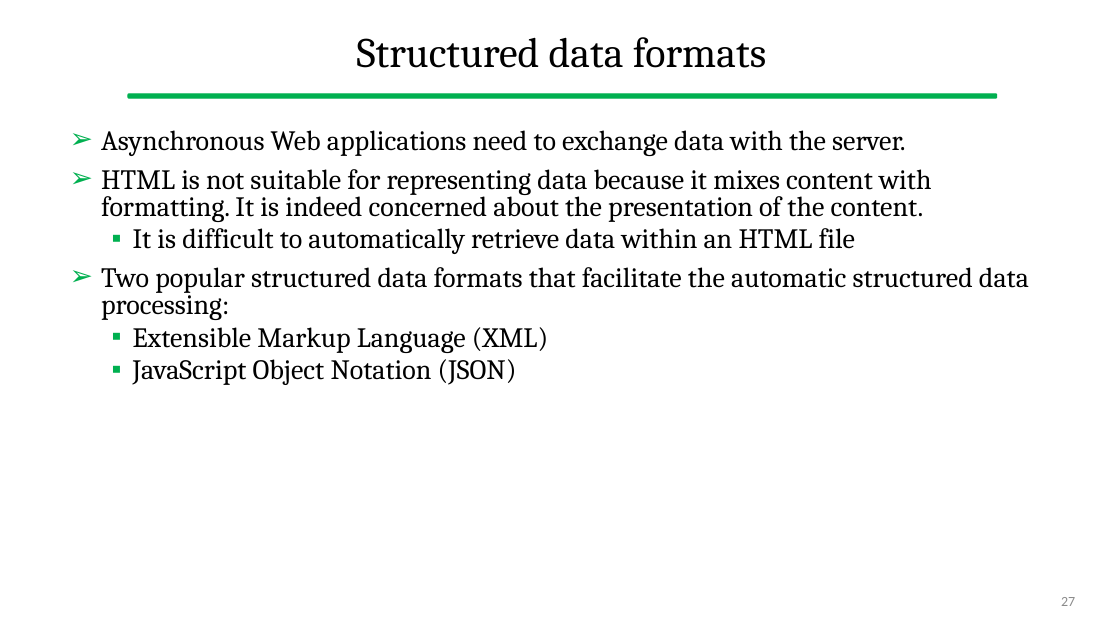
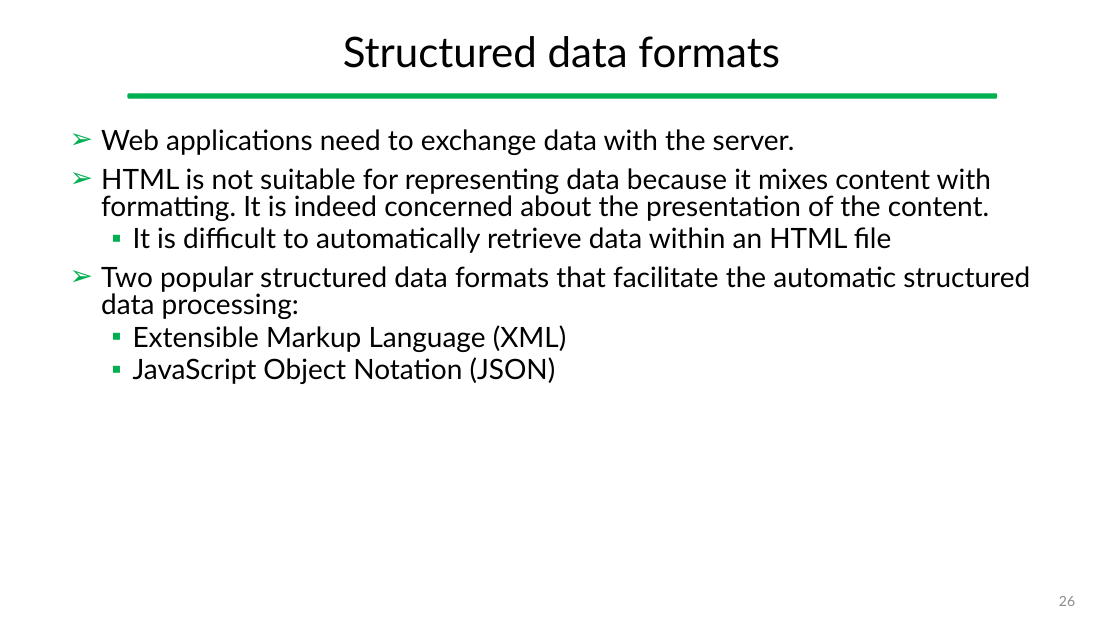
Before and after one commit to gcappon/bwthw, a slide deck: slide 26 of theory_05-http/theory_05-http.pptx (slide 27 before the commit). Drawn at 1120x630 pixels with LibreOffice and Linux fonts; fonts in the diff are those of the drawing. Boxes give left, top, right and bottom in pixels: in the first picture for what was removed or moved away, otherwise in the second. Text is boxed around its words. In the diff, an @@ line names an element or a change of style, - is before the commit and + after.

```diff
--- a/theory_05-http/theory_05-http.pptx
+++ b/theory_05-http/theory_05-http.pptx
@@ title "Structured data formats" at bbox=[343, 36, 779, 68]: font Cambria to Lato @@
@@ text at bbox=[101, 129, 795, 155]: text changed; font Cambria to Lato @@
-➢ Asynchronous Web applications need to exchange data with the server.
+➢ Web applications need to exchange data with the server.
@@ text at bbox=[101, 168, 1030, 384]: font Cambria to Lato in "HTML is not suitable for representing data ...", "It is difficult to automatically retrieve data ...", "Two popular structured data formats that facilitate ...", "Extensible Markup Language (XML)" and 1 more places @@
@@ page number at bbox=[1059, 596, 1075, 606]: text changed; font Calibri to Lato @@
-27
+26
```
Also in this commit, not shown: 34 other slides changed, 2 slides added, 3 slides removed, 3 other files.
